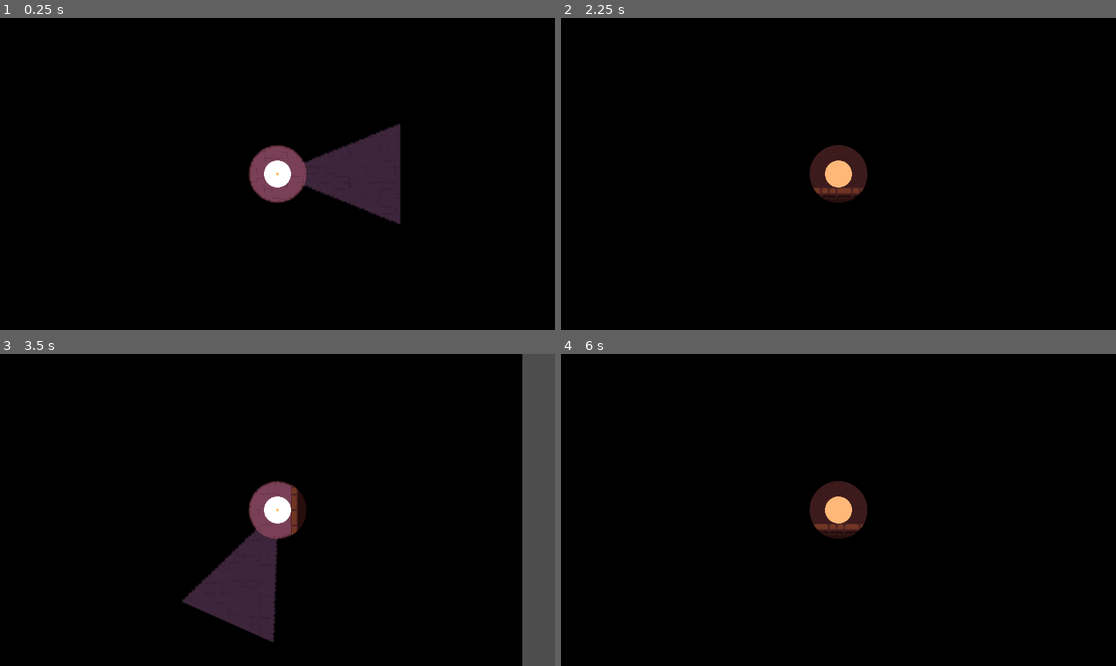
Above: before the commit, frames 1-4 (two rows, left to right).
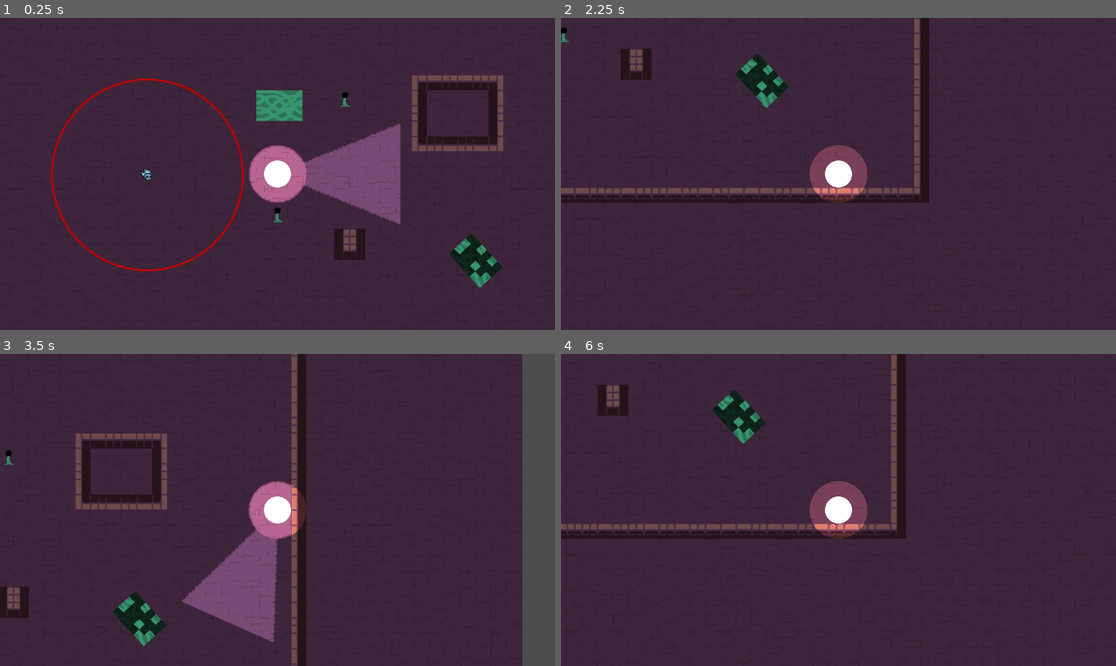
Above: after the commit, the same moments.

Repository: CookieCherith0969/GDM-Assignment-4
Game: Godot game, scene res://Scenes/test_scene.tscn
The game is run twice, just before and just after one commit, with the same random seed, the same clock (stepped at 60 frames per second) and the same inputs.
Inputs (mouse positions are in pixels of both pictures, inside the frame that each line leads up to):
- Up to frame 1 (0.25 s): no input
- Up to frame 2 (2.25 s): tap Enter at 0.5 s; move the mouse to (960, 158) at 0.52 s; hold D (Right) 0.53-1.28 s; hold Space (Light) 0.53-1.28 s; move the mouse to (727, 189) at 1.27 s; hold S (Down) 1.28-2.03 s; tap Space (Light) at 1.35 s; move the mouse to (894, 105) at 2.02 s; hold D (Right) from 2.03 s (still down); hold Space (Light) from 2.03 s (still down)
- Up to frame 3 (3.5 s): move the mouse to (249, 572) at 2.77 s; release D (Right) at 2.78 s; release Space (Light) at 2.78 s; hold W (Up) from 2.78 s (still down); tap Space (Light) at 2.85 s
- Up to frame 4 (6 s): move the mouse to (1005, 556) at 3.52 s; release W (Up) at 3.53 s; hold Space (Light) 3.53-4.28 s; hold A (Left) 3.53-5.03 s; tap Enter at 4.25 s; move the mouse to (672, 463) at 4.27 s; tap Space (Light) at 4.35, 5, 5.85 s; move the mouse to (866, 510) at 5.02 s; hold S (Down) 5.03-5.78 s; hold Space (Light) 5.03-5.78 s; move the mouse to (755, 432) at 5.77 s; hold D (Right) from 5.78 s (still down)

The runs differ from the first frame. In frame 1, 100% of the frame differs, in the area x 0-100%, y 0-100%; in frame 2, 100%; in frame 3, 94%; in frame 4, 100%.

Commit message:
LightArea
Also fixed enemy sticking to player and removed plant collision

Diff:
--- a/Scenes/enemy.tscn
+++ b/Scenes/enemy.tscn
@@ -35,6 +35,7 @@
 radius = 9.0
 
 [node name="Enemy" type="CharacterBody2D"]
+platform_on_leave = 2
 script = ExtResource("1_j1bsw")
 
 [node name="AnimatedSprite2D" type="AnimatedSprite2D" parent="."]
--- a/Scenes/lampPlant.tscn
+++ b/Scenes/lampPlant.tscn
@@ -1,10 +1,8 @@
-[gd_scene load_steps=11 format=3 uid="uid://c042mnm23xyoo"]
+[gd_scene load_steps=10 format=3 uid="uid://c042mnm23xyoo"]
 
 [ext_resource type="Script" path="res://Scripts/lampPlant.gd" id="1_8jvi5"]
 [ext_resource type="Texture2D" uid="uid://h02wf7c3vis2" path="res://Art/PlaceholderArt/Lamp.png" id="2_14hpv"]
 [ext_resource type="Texture2D" uid="uid://crw0peyi8661d" path="res://Art/PlaceholderArt/PlantLight.png" id="3_rhyo2"]
-
-[sub_resource type="RectangleShape2D" id="RectangleShape2D_fvte4"]
 
 [sub_resource type="AtlasTexture" id="AtlasTexture_yersf"]
 atlas = ExtResource("2_14hpv")
@@ -45,11 +43,8 @@
 [sub_resource type="CircleShape2D" id="CircleShape2D_3cy5b"]
 radius = 200.0
 
-[node name="LampPlant" type="CharacterBody2D"]
+[node name="LampPlant" type="Node2D"]
 script = ExtResource("1_8jvi5")
-
-[node name="CollisionShape2D" type="CollisionShape2D" parent="."]
-shape = SubResource("RectangleShape2D_fvte4")
 
 [node name="AnimatedSprite2D" type="AnimatedSprite2D" parent="."]
 sprite_frames = SubResource("SpriteFrames_e7r2r")
--- /dev/null
+++ b/Scenes/light_area.tscn
@@ -0,0 +1,66 @@
+[gd_scene load_steps=2 format=3 uid="uid://c6gqgh11is37s"]
+
+[ext_resource type="Script" path="res://Scripts/LightArea.gd" id="1_l1l7l"]
+
+[node name="LightArea" type="Node2D"]
+script = ExtResource("1_l1l7l")
+
+[node name="_RayCast2D_35637" type="RayCast2D" parent="."]
+rotation = -3.14159
+enabled = false
+target_position = Vector2(0, -20)
+collision_mask = 8
+
+[node name="_RayCast2D_35638" type="RayCast2D" parent="."]
+rotation = -3.14159
+enabled = false
+target_position = Vector2(0, -20)
+collision_mask = 8
+
+[node name="_RayCast2D_35639" type="RayCast2D" parent="."]
+rotation = -3.14159
+enabled = false
+target_position = Vector2(0, -20)
+collision_mask = 8
+
+[node name="_RayCast2D_35640" type="RayCast2D" parent="."]
+rotation = -3.14159
+enabled = false
+target_position = Vector2(0, -20)
+collision_mask = 8
+
+[node name="_RayCast2D_35641" type="RayCast2D" parent="."]
+rotation = 3.14159
+enabled = false
+target_position = Vector2(0, -20)
+collision_mask = 8
+
+[node name="@RayCast2D@37149" type="RayCast2D" parent="."]
+rotation = -3.14159
+enabled = false
+target_position = Vector2(0, -20)
+collision_mask = 8
+
+[node name="@RayCast2D@37150" type="RayCast2D" parent="."]
+rotation = -3.14159
+enabled = false
+target_position = Vector2(0, -20)
+collision_mask = 8
+
+[node name="@RayCast2D@37151" type="RayCast2D" parent="."]
+rotation = -3.14159
+enabled = false
+target_position = Vector2(0, -20)
+collision_mask = 8
+
+[node name="@RayCast2D@37152" type="RayCast2D" parent="."]
+rotation = -3.14159
+enabled = false
+target_position = Vector2(0, -20)
+collision_mask = 8
+
+[node name="@RayCast2D@37153" type="RayCast2D" parent="."]
+rotation = 3.14159
+enabled = false
+target_position = Vector2(0, -20)
+collision_mask = 8
--- a/Scenes/test_scene.tscn
+++ b/Scenes/test_scene.tscn
@@ -1,10 +1,11 @@
-[gd_scene load_steps=11 format=3 uid="uid://4wbvj5vswnej"]
+[gd_scene load_steps=12 format=3 uid="uid://4wbvj5vswnej"]
 
 [ext_resource type="Texture2D" uid="uid://duuoip7lu2nb1" path="res://Art/2D Pixel Dungeon Asset Pack/character and tileset/Dungeon_Tileset.png" id="2_nv5xd"]
 [ext_resource type="PackedScene" uid="uid://btdesxnsuaggv" path="res://Scenes/player.tscn" id="2_wd4tq"]
 [ext_resource type="PackedScene" uid="uid://2du4spxsavli" path="res://Scenes/enemy.tscn" id="3_hggjy"]
 [ext_resource type="PackedScene" uid="uid://c042mnm23xyoo" path="res://Scenes/lampPlant.tscn" id="4_wf0a1"]
 [ext_resource type="PackedScene" path="res://Scenes/lightGate.tscn" id="5_fa4bd"]
+[ext_resource type="PackedScene" uid="uid://c6gqgh11is37s" path="res://Scenes/light_area.tscn" id="6_alm1j"]
 
 [sub_resource type="TileSetAtlasSource" id="TileSetAtlasSource_1nqul"]
 resource_name = "Floor"
@@ -277,7 +278,7 @@
 position = Vector2(549, 321)
 
 [node name="LampPlant2" parent="." groups=["LampPlants"] instance=ExtResource("4_wf0a1")]
-position = Vector2(604, 217)
+position = Vector2(619, 201)
 
 [node name="LightGate" parent="." instance=ExtResource("5_fa4bd")]
 position = Vector2(750, 346)
@@ -291,4 +292,10 @@
 occluder = SubResource("OccluderPolygon2D_7caf4")
 
 [node name="CanvasModulate" type="CanvasModulate" parent="."]
+visible = false
 color = Color(0, 0, 0, 1)
+
+[node name="LightArea" parent="." instance=ExtResource("6_alm1j")]
+position = Vector2(751, 375)
+angle = 192.091
+range = 33.512
--- /dev/null
+++ b/Scripts/LightArea.gd
@@ -0,0 +1,84 @@
+@tool
+extends Node2D
+
+@export_range(0,360)
+var angle : float = 360 : set = set_angle
+@export_range(2,200)
+var num_rays : int = 5 : set = set_rays
+@export_range(0.05, 500)
+var range : float = 20 : set = set_range
+@export
+var active = true : set = set_active
+
+var rays : Array
+var targets : Array
+
+# Called when the node enters the scene tree for the first time.
+func _ready():
+	angle = angle
+	num_rays = num_rays
+	range = range
+	active = active
+
+
+# Called every frame. 'delta' is the elapsed time since the previous frame.
+func _physics_process(delta):
+	if not active:
+		return
+
+	for target in targets:
+		target.on_unlit()
+	targets.clear()
+
+	for ray in rays:
+		ray.clear_exceptions()
+		ray.force_raycast_update()
+		while ray.is_colliding():
+			var target = ray.get_collider()
+			if is_instance_of(target, TileMap):
+				break
+			if (not target in targets) and (target.has_method(&"on_lit")):
+				targets.append(target)
+				target.on_lit()
+			if target.get_collision_layer_value(1):
+				break
+			else:
+				ray.add_exception(target)
+			ray.force_raycast_update()
+
+func set_angle(val : float):
+	angle = val
+
+	var i : float = 0
+	for ray in rays:
+		ray.rotation_degrees = (i/(num_rays-1) * angle)-(angle/2)
+		i += 1
+
+
+func set_rays(val : int):
+	num_rays = val
+
+	rays.clear()
+	for child in get_children():
+		child.queue_free()
+
+	for i in range(num_rays):
+		var new_ray := RayCast2D.new()
+		new_ray.enabled = false
+		new_ray.set_collision_mask_value(4, true)
+		new_ray.target_position.y = -range
+		new_ray.rotation_degrees = ((float(i)/(num_rays-1)) * angle)-(angle/2)
+		rays.append(new_ray)
+		add_child(new_ray)
+
+func set_range(val : float):
+	range = val
+
+	for ray in rays:
+		ray.target_position.y = -range
+
+func set_active(val : bool):
+	active = val
+
+	if not active:
+		targets.clear()
--- a/Scripts/lampPlant.gd
+++ b/Scripts/lampPlant.gd
@@ -1,4 +1,4 @@
-extends CharacterBody2D
+extends Node2D
 
 var lampActive = false
 @onready
Not shown: 2 places in Scenes/gateBlock.tscn that only renumber resources
